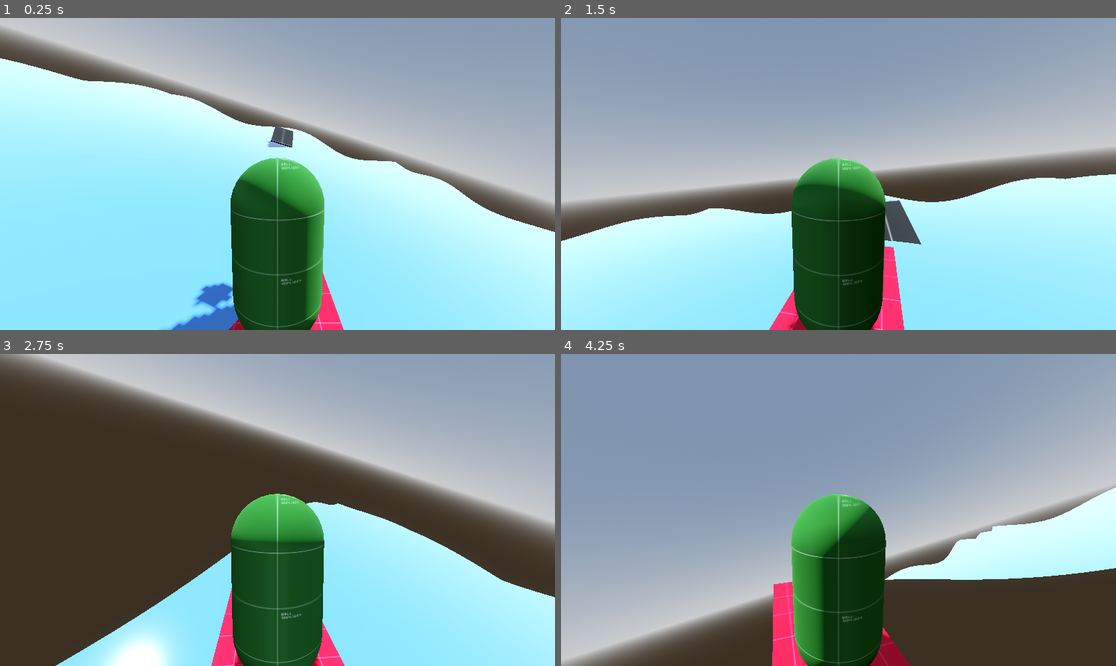
Above: before the commit, frames 1-4 (two rows, left to right).
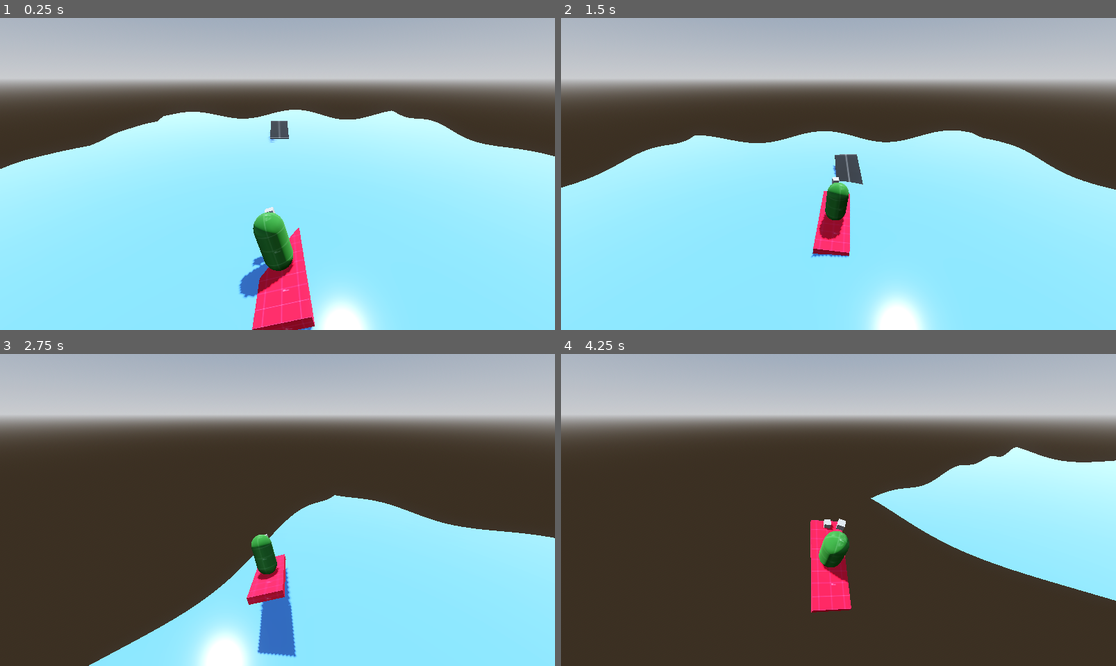
Above: after the commit, the same moments.

Repository: Zainap16/GigaChad
Game: Godot game, scene res://Scenes/main_game_scene.tscn
Same seed, same stepped clock (60 frames per second), same inputs: the game is played once before the commit and once after it.
Inputs (mouse positions are in pixels of both pictures, inside the frame that each line leads up to):
- Up to frame 1 (0.25 s): no input
- Up to frame 2 (1.5 s): move the mouse to (866, 174) at 0.52 s; hold W (forward) from 0.53 s (still down); move the mouse to (810, 174) at 1.27 s
- Up to frame 3 (2.75 s): keep holding W (forward); move the mouse to (288, 503) at 2.02 s
- Up to frame 4 (4.25 s): keep holding W (forward); move the mouse to (832, 516) at 2.77 s; move the mouse to (877, 513) at 3.52 s

The runs differ from the first frame. In frame 1, 58% of the frame differs, in the area x 0-100%, y 0-100%; in frame 2, 82%; in frame 3, 49%; in frame 4, 86%.

Commit message:
shark -> died, attack and chase player logic added

Diff:
--- /dev/null
+++ b/Scenes/camera_rig.tscn
@@ -0,0 +1,10 @@
+[gd_scene format=3 uid="uid://kxchasrxe3gd"]
+
+[ext_resource type="Script" uid="uid://csh78jj45cqxq" path="res://Scripts/camera_rig.gd" id="1_p8alh"]
+
+[node name="CameraRig" type="Node3D" unique_id=132255753]
+script = ExtResource("1_p8alh")
+
+[node name="Camera3D" type="Camera3D" parent="." unique_id=1979793707]
+transform = Transform3D(1, 0, 0, 0, 0.9049088, 0.4256056, 0, -0.4256056, 0.9049088, 0, 1.4644184, 6.359496)
+current = true
--- a/Scenes/main_game_scene.tscn
+++ b/Scenes/main_game_scene.tscn
@@ -4,8 +4,8 @@
 [ext_resource type="Texture2D" uid="uid://cal8rp5nuh81n" path="res://Assets/GreyboxTextures/greybox_dark_grid.png" id="2_wb2by"]
 [ext_resource type="PackedScene" uid="uid://dktx27v5b6ck6" path="res://Scenes/sea_scene.tscn" id="3_wb2by"]
 [ext_resource type="PackedScene" uid="uid://duamnfufibm1s" path="res://Scenes/surfboard.tscn" id="5_t40n3"]
-[ext_resource type="PackedScene" uid="uid://c731ttn352yod" path="res://Scenes/shark.tscn" id="6_hkk18"]
 [ext_resource type="PackedScene" uid="uid://b01e8sf5nddih" path="res://Scenes/ramp.tscn" id="6_udhrh"]
+[ext_resource type="PackedScene" uid="uid://kxchasrxe3gd" path="res://Scenes/camera_rig.tscn" id="7_hkk18"]
 
 [sub_resource type="ProceduralSkyMaterial" id="ProceduralSkyMaterial_bkcmx"]
 sky_horizon_color = Color(0.66224277, 0.6717428, 0.6867428, 1)
@@ -48,15 +48,12 @@
 collision_mask = 17
 can_sleep = false
 water_drag = 1.0
-steering_torque = 2.0
+steering_torque = 3.0
 brake_force = 20.0
 sinking_torque = 7.0
 
 [node name="PlayerAnchor" type="Marker3D" parent="Surfboard" unique_id=231458562]
 transform = Transform3D(1, 0, 0, 0, 1, 0, 0, 0, 1, 0, 0.8, 0)
-
-[node name="Camera3D" type="Camera3D" parent="." unique_id=706846269]
-transform = Transform3D(1, 0, 0, 0, 1, 0, 0, 0, 1, 0, 1.8118653, 15.727629)
 
 [node name="Ramp" parent="." unique_id=62801989 instance=ExtResource("6_udhrh")]
 transform = Transform3D(1, 0, 0, 0, 0.9611462, -0.27604, 0, 0.27604, 0.9611462, 0, 0.69997644, -6.528872)
@@ -65,6 +62,17 @@
 wait_time = 2.0
 one_shot = true
 
-[node name="Shark" parent="." unique_id=918205962 instance=ExtResource("6_hkk18")]
+[node name="CameraRig" parent="." unique_id=132255753 instance=ExtResource("7_hkk18")]
+
+[node name="SharkSpawner" type="Node3D" parent="." unique_id=1667138038]
+
+[node name="SpawnPoint1" type="Marker3D" parent="SharkSpawner" unique_id=1454755050 groups=["shark_spawn"]]
+transform = Transform3D(1, 0, 0, 0, 1, 0, 0, 0, 1, -14.984703, 0, 0)
+
+[node name="SpawnPoint2" type="Marker3D" parent="SharkSpawner" unique_id=983230617 groups=["shark_spawn"]]
+transform = Transform3D(1, 0, 0, 0, 1, 0, 0, 0, 1, 7.726866, 0, 0)
+
+[node name="SpawnPoint3" type="Marker3D" parent="SharkSpawner" unique_id=2062049373 groups=["shark_spawn"]]
+transform = Transform3D(1, 0, 0, 0, 1, 0, 0, 0, 1, 7.726866, 0, 12.106876)
 
 [connection signal="timeout" from="RestartTimer" to="." method="_on_restart_timer_timeout"]
--- a/Scenes/player.tscn
+++ b/Scenes/player.tscn
@@ -21,7 +21,6 @@
 
 [node name="Camera3D" type="Camera3D" parent="camera_mount" unique_id=1608264889]
 transform = Transform3D(1, 0, 0, 0, 0.992495, 0.12228509, 0, -0.12228509, 0.992495, 0, 1.0942451, 2.1573486)
-current = true
 
 [node name="visuals" type="Node3D" parent="." unique_id=925085610]
 
--- a/Scenes/shark.tscn
+++ b/Scenes/shark.tscn
@@ -16,9 +16,9 @@
 [sub_resource type="SphereShape3D" id="SphereShape3D_87kak"]
 radius = 4.0
 
-[node name="Shark" type="CharacterBody3D" unique_id=918205962]
+[node name="Shark" type="CharacterBody3D" unique_id=918205962 groups=["sharks"]]
 collision_layer = 8
-collision_mask = 16
+collision_mask = 17
 script = ExtResource("1_87kak")
 
 [node name="MeshInstance3D" type="MeshInstance3D" parent="." unique_id=504518211]
@@ -29,6 +29,8 @@
 shape = SubResource("BoxShape3D_m247r")
 
 [node name="DetectionArea" type="Area3D" parent="." unique_id=1887423104]
+collision_layer = 8
+collision_mask = 4
 
 [node name="CollisionShape3D" type="CollisionShape3D" parent="DetectionArea" unique_id=1545587970]
 shape = SubResource("SphereShape3D_87kak")
@@ -36,5 +38,10 @@
 
 [node name="NavigationAgent3D" type="NavigationAgent3D" parent="." unique_id=333787546]
 
+[node name="CanvasLayer" type="CanvasLayer" parent="." unique_id=153145653]
+
+[node name="EscapeLabel" type="Label" parent="CanvasLayer" unique_id=671240358]
+offset_right = 40.0
+offset_bottom = 23.0
+
 [connection signal="body_entered" from="DetectionArea" to="." method="_on_detection_area_body_entered"]
-[connection signal="body_exited" from="DetectionArea" to="." method="_on_detection_area_body_exited"]
--- /dev/null
+++ b/Scripts/camera_rig.gd
@@ -0,0 +1,34 @@
+extends Node3D
+##If the camera is still moving too much, lower the camera's follow/rotation speed:
+@export var follow_speed := 8.0
+@export var rotation_speed := 5.0
+
+@export var camera_height := 4.0
+@export var camera_distance := 7.0
+
+#func _ready() -> void:
+
+
+func _process(delta: float) -> void:
+
+	if WaveManager.player == null:
+		return
+
+	# Follow player's position
+	var target_position := WaveManager.player.global_position
+
+	target_position.y += camera_height
+
+	global_position = global_position.lerp(
+		target_position,
+		follow_speed * delta
+	)
+
+	# Follow player's horizontal direction
+	var target_y := WaveManager.player.global_rotation.y
+
+	rotation.y = lerp_angle(
+		rotation.y,
+		target_y,
+		rotation_speed * delta
+	)
--- a/Scripts/player.gd
+++ b/Scripts/player.gd
@@ -70,7 +70,7 @@
 	if can_move:
 		update_lean(delta)
 	#update_camera(delta)
-	update_shark_escape(delta)
+	#update_shark_escape(delta)
 
 
 ## --------------------------------
@@ -187,6 +187,8 @@
 	escape_timer = 0.0
 	escaping_shark = false
 
+
+
 	# Tell shark to despawn
 
 
--- a/Scripts/shark.gd
+++ b/Scripts/shark.gd
@@ -5,9 +5,20 @@
 @export var acceleration := 5.0
 @export var turn_speed := 3.0
 
-@export_category("Target")
+@export_category("Escape")
+@export var escape_time := 4.0
+@export var escape_distance := 10.0
+@onready var escape_label: Label = $CanvasLayer/EscapeLabel
+var escape_timer := 0.0
+var escaping := false
 
 var player:Node3D
+var shark:CharacterBody3D
+
+@export_category("SharkAttack")
+@export var bite_cooldown := 1.0
+var can_bite := true
+
 enum SharkState {
 	CHASING,
 	ATTACKING,
@@ -24,17 +35,12 @@
 		push_warning("Player not foundd")
 
 
-func _physics_process(delta: float) -> void:
-
-	if player == null:
-		return
-
-	chase_player(delta)
 
 func _process(delta: float) -> void:
 	match state:
 		SharkState.CHASING:
 			chase_player(delta)
+			update_escape_timer(delta)
 		SharkState.ATTACKING:
 			attack_player()
 		SharkState.ESCAPED:
@@ -42,10 +48,29 @@
 	pass
 
 
+func bite_player() -> void:
+
+	if not can_bite:
+		return
+
+	can_bite = false
+	state = SharkState.ATTACKING
+
+	print("CHOMP!")
+
+	attack_player()
+
+	await get_tree().create_timer(bite_cooldown).timeout
+
+	can_bite = true
 func attack_player():
-	print("ATTACK PLAYER")
+	if state == SharkState.ATTACKING:
+		return
 
-	pass
+	state = SharkState.ATTACKING
+
+	print("SHARK BITES PLAYER!")
+
 func chase_player(delta: float) -> void:
 
 	if not player:
@@ -67,3 +92,40 @@
 		global_position + direction,
 		Vector3.UP
 	)
+
+
+func update_escape_timer(delta: float) -> void:
+
+	var distance := global_position.distance_to(
+		player.global_position
+	)
+
+	if distance > escape_distance:
+
+		escaping = true
+		escape_timer += delta
+		var remaining := escape_time - escape_timer
+
+		escape_label.text = "ESCAPE: %.1f" % remaining
+		escape_label.visible = true
+	else:
+
+		escaping = false
+		escape_timer = 0.0
+		escape_label.visible = false
+	if escape_timer >= escape_time:
+
+		escape_shark()
+
+##Kills shark once outrun
+func escape_shark():
+	queue_free()
+
+
+func _on_detection_area_body_entered(body: Node3D) -> void:
+
+	if body.name == "Surfboard":
+		bite_player()
+
+#		might add a timer and then show game over screen
+		print("You Lose")
--- a/Scripts/wave_manager.gd
+++ b/Scripts/wave_manager.gd
@@ -8,6 +8,15 @@
 @export var wave_frequency: float = 0.35
 @export var wave_speed: float = 1.5
 
+
+var player:Node3D
+
+func _ready():
+	var players = get_tree().get_nodes_in_group("player")
+	if players.size() > 0:
+		player = players[0]
+	else:
+		push_warning("Player not foundd")
 
 func _process(delta: float) -> void:
 	time += delta
--- a/project.godot
+++ b/project.godot
@@ -22,6 +22,8 @@
 [global_group]
 
 player=""
+sharks=""
+shark_spawn=""
 
 [input]
 
Not shown, added: Scripts/camera_rig.gd.uid
